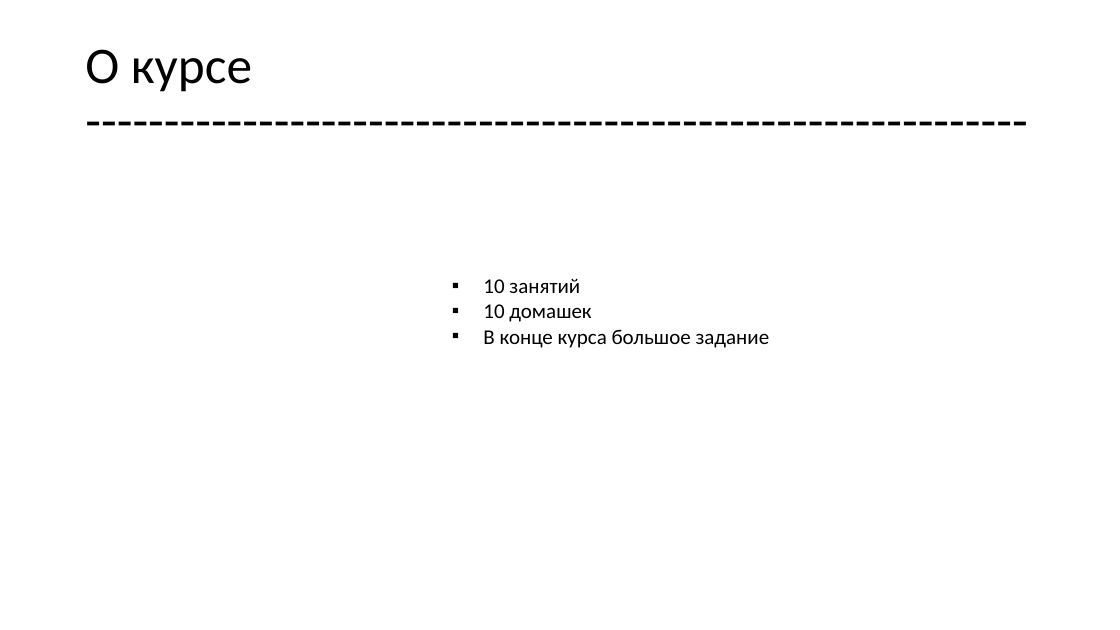
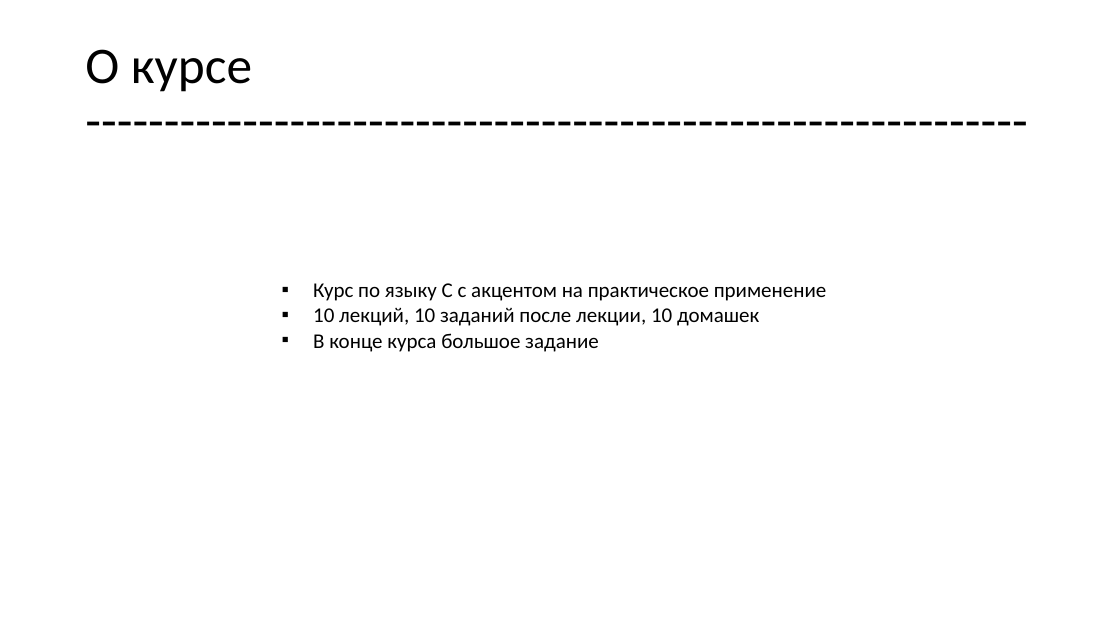
Before and after one commit to geeknik96/CLec, a slide deck: slide 2 of lec1/lec1.pptx (slide 1 before the commit). Drawn at 1120x630 pixels with LibreOffice and Linux fonts; fonts in the diff are those of the drawing. Boxes give left, top, right and bottom in pixels: in the first picture for what was removed or moved away, otherwise in the second. Text is boxed around its words. In the diff, an @@ line names an element or a change of style, - is before the commit and + after.

Commit message:
create lec2.pptx

```diff
--- a/lec1/lec1.pptx
+++ b/lec1/lec1.pptx
@@ text "Курс по языку С с ...": place and size @@
-text "Курс по языку С с ..." at (483,278,770,348)
+text "Курс по языку С с ..." at (313,283,827,352)
@@ text at (313,283,827,326): text changed @@
-▪ 10 занятий
-▪ 10 домашек
+▪ Курс по языку С с акцентом на практическое применение
+▪ 10 лекций, 10 заданий после лекции, 10 домашек
```
Also in this commit, not shown: 3 slides added, 7 other files.
